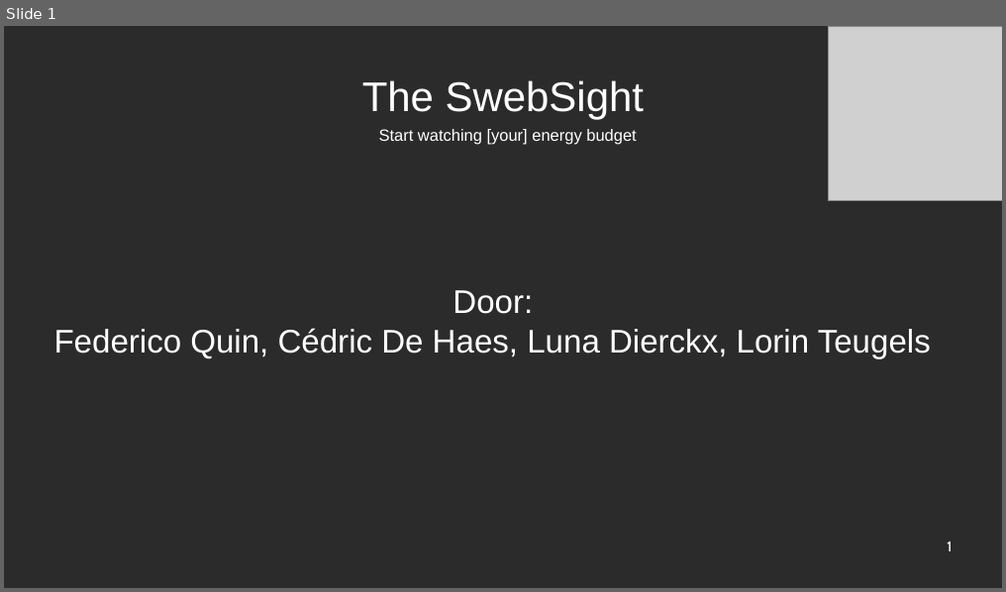
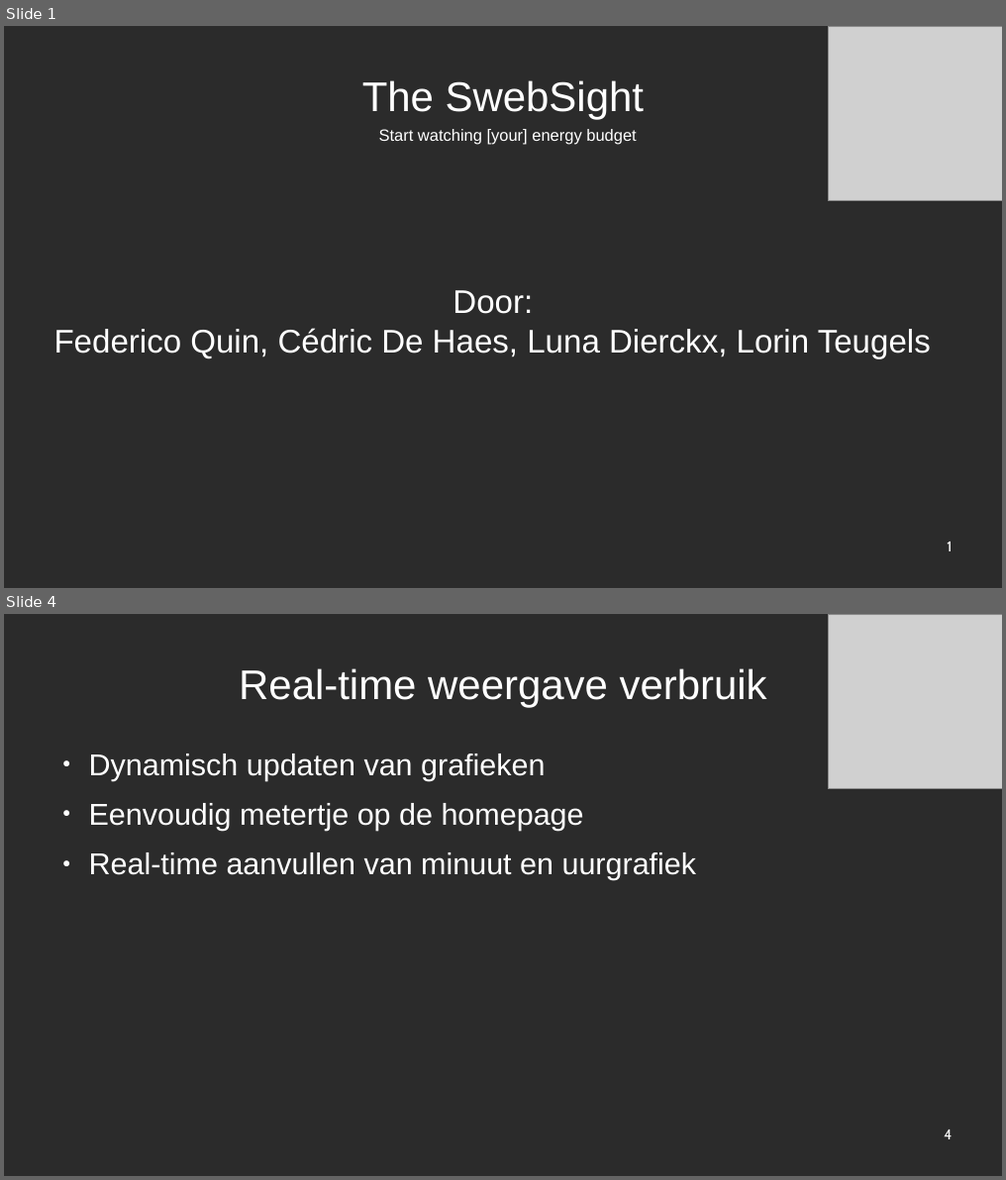
Before and after one commit to cekefun/Project_Databases, a slide deck: Powerpoint_databases.odp. Shown one above the other, each under a label of ours: slide 1 before the commit, slides 1 and 4 after it; the slides between them are not shown. The pictures are 1006x592 and 1006x1180 pixels, drawn with LibreOffice and Linux fonts; fonts in the diff are those of the drawing; grey boxes stand for pictures; background and template pictures are left out; a plain dark background stands for a picture behind light text. Boxes give left, top, right and bottom in pixels: in the first picture for what was removed or moved away, otherwise in the second. Text is boxed around its words. In the diff, an @@ line names an element or a change of style, - is before the commit and + after.

```diff
--- a/Powerpoint_databases.odp
+++ b/Powerpoint_databases.odp
@@ slide 4 added at box(4, 614, 1002, 1176), background picture (left out) @@
@@ picture added at box(828, 614, 1002, 788) @@
@@ title added at box(239, 668, 767, 708), 40.6 pt, text #FFFFFF @@
+Real-time weergave verbruik
@@ text added at box(89, 754, 697, 880), 29.5 pt, text #FFFFFF @@
+● Dynamisch updaten van grafieken
+● Eenvoudig metertje op de homepage
+● Real-time aanvullen van minuut en uurgrafiek
@@ page number added at box(944, 1130, 951, 1140), 14 pt, text #FFFFFF @@
+4
```
Also in this commit, not shown: 2 slides changed, 5 other slides added, 4 slides removed.
